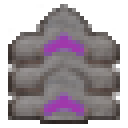
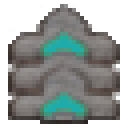
Two versions of the same layered image (128 × 128). Layer-by-layer changes:
renamed "tier 9" to "tier 7", showed it, painted on it over [40, 28, 88, 120]
hid "tier 6", painted on it over [40, 28, 88, 120]
showed "tier 4", painted on it over [40, 28, 88, 120]
renamed "tier 10" to "tier 3", showed it, moved it above "tier 1", painted on it, unmasked it over [36, 28, 92, 124]
hid "tier 1" over [36, 28, 92, 124]
